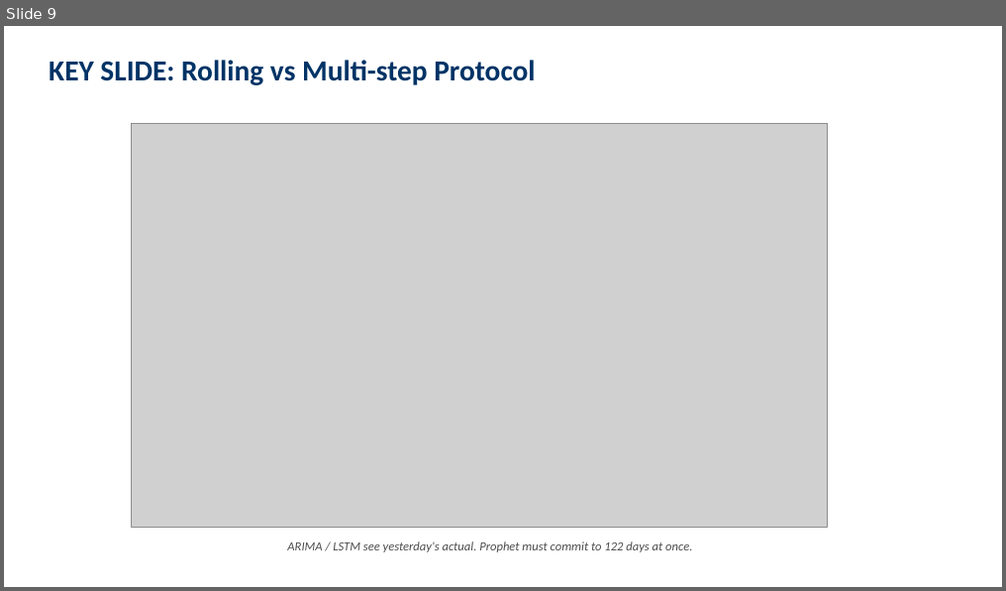
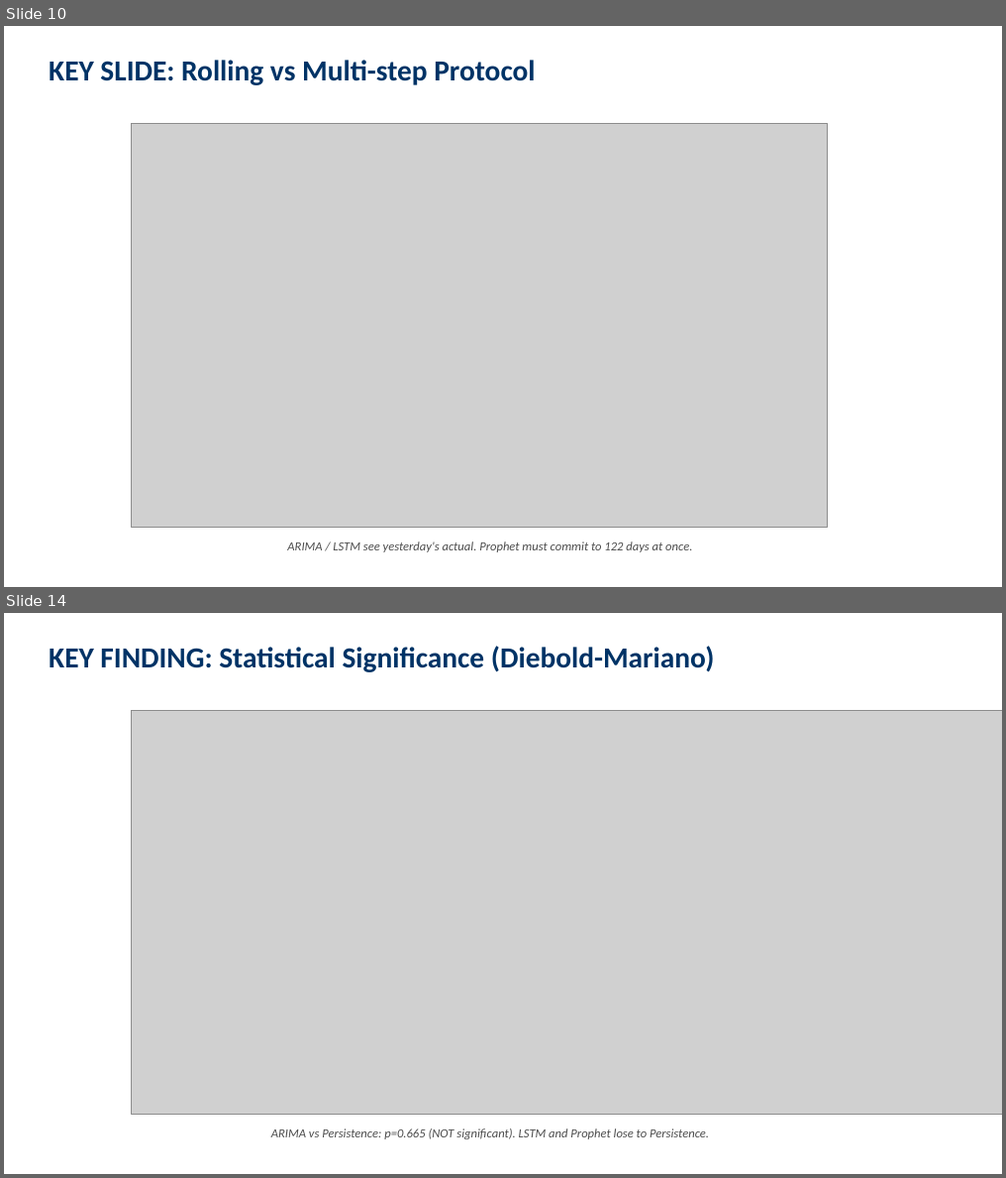
Before and after one commit to RsGoksel/refit-energy-forecasting, a slide deck: EBT629E_Project_Presentation.pptx. Shown one above the other, each under a label of ours: slide 9 before the commit, slides 10 and 14 after it; the slides between them are not shown. The pictures are 1006x591 and 1006x1178 pixels, drawn with LibreOffice and Linux fonts; fonts in the diff are those of the drawing; grey boxes stand for pictures. Boxes give left, top, right and bottom in pixels: in the first picture for what was removed or moved away, otherwise in the second. Text is boxed around its words. In the diff, an @@ line names an element or a change of style, - is before the commit and + after.

Commit message:
Add persistence baseline, Diebold-Mariano test, and cross-house validation
Major scientific update with three new analyses pushing methodological rigor:

1. Persistence baseline (y_hat[t] = y[t-1]) added as sanity check.
   - On House 2: R2 = 0.873 (vs ARIMA's 0.876, LSTM's 0.748, Prophet's 0.015)
   - Reveals that lag-1 autocorrelation dominates daily residential energy.

2. Diebold-Mariano test (Harvey-Leybourne-Newbold corrected) for statistical
   significance of forecast accuracy differences.
   - ARIMA vs Persistence: p=0.665 (NOT significant) - the apparent ARIMA win is noise
   - LSTM vs Persistence: p<0.001 (Persistence significantly better)
   - Prophet vs Persistence: p<0.001 (Persistence significantly better)
   - ARIMA vs LSTM/Prophet: p<0.001 (ARIMA significantly better)

3. Cross-house validation on Houses 1, 2, 5. Ranking is consistent on all three:
   Persistence ~ ARIMA > LSTM > Prophet, with Prophet often producing
   negative R2 (worse than predicting the mean).

Files changed:
- energy_forecasting.py: added run_persistence(), diebold_mariano_test(),
  4-model evaluation, cost interpretation output
- cross_house_validation.py: NEW, runs full pipeline on 3 houses
- regenerate_results_plots.py: NEW, refreshes plots from saved CSVs
- generate_final_report.py / _TR.py: added Sections 3.5 (Persistence),
  3.7 (DM test), 5.5 (DM results), 5.6 (Cross-house), 5.7 (Cost),
  rewrote Discussion and Conclusion to reflect the new findings
- generate_presentation.py: added 3 new slides (Persistence baseline,
  DM test, Cross-house), fixed Metrics slide caption, updated Discussion
  and Conclusion bullets
- README.md: added badges, TL;DR table, new Sections 5.1 (Persistence),
  8 (Significance + Cross-house), updated practical interpretation

Updated results:
- 20-page reports (EN + TR, was 17)
- 18-slide presentation (was 15)
- 12 figures including dm_test_plot.png and cross_house_comparison.png

```diff
--- a/EBT629E_Project_Presentation.pptx
+++ b/EBT629E_Project_Presentation.pptx
@@ slide 14 added at [4, 613, 1002, 1174], background #FFFFFF @@
@@ text added at [49, 646, 715, 672], 28 pt, text #003366, bold @@
+KEY FINDING: Statistical Significance (Diebold-Mariano)
@@ picture added at [132, 710, 1002, 1115] @@
@@ text added at [271, 1129, 709, 1140], 12 pt, text #4D4D4D, italic @@
+ARIMA vs Persistence: p=0.665 (NOT significant). LSTM and Prophet lose to Persistence.
@@ what was slide 9 is now slide 10 @@
```
Also in this commit, not shown: 3 slides changed, 4 other slides added, 2 slides removed, 21 other files.
